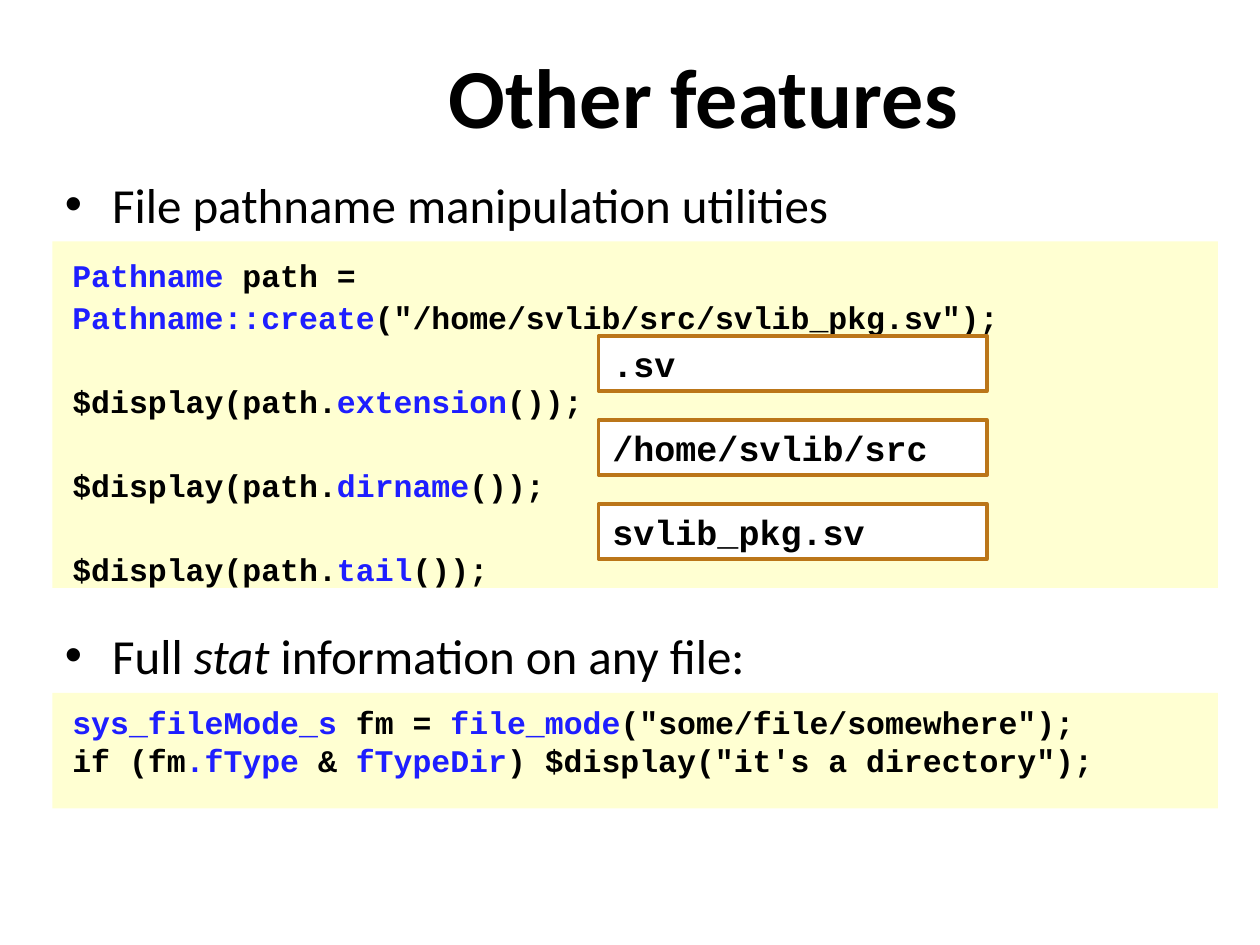
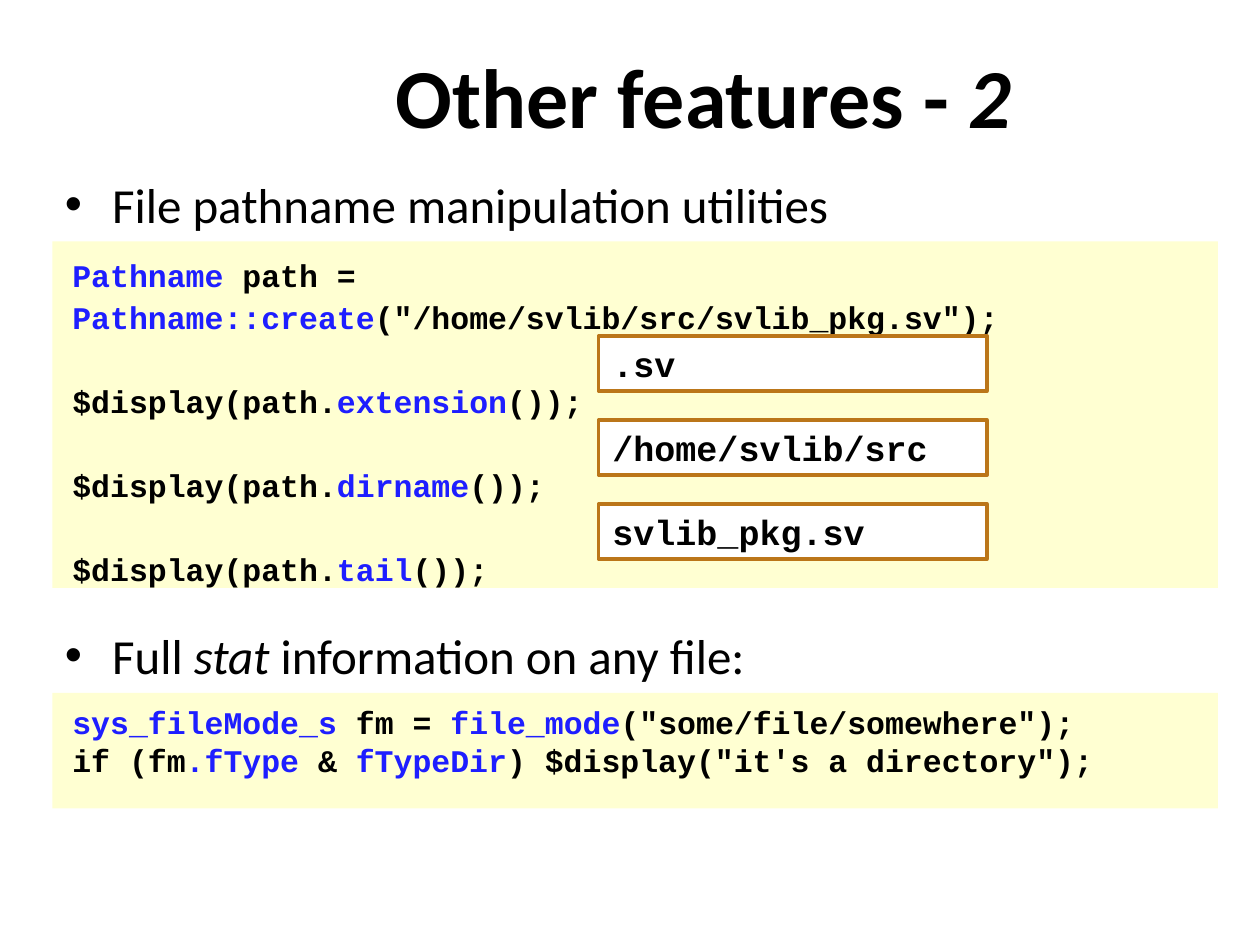
Before and after one commit to xiaoweish/svlib, a slide deck: slide 8 of svlib/doc/163-aq602-latest-draft.pptm. Drawn at 1260x945 pixels with LibreOffice and Linux fonts; fonts in the diff are those of the drawing; background and template pictures are left out. Boxes give left, top, right and bottom in pixels: in the first picture for what was removed or moved away, otherwise in the second. Text is boxed around its words. In the diff, an @@ line names an element or a change of style, - is before the commit and + after.

```diff
--- a/svlib/doc/163-aq602-latest-draft.pptm
+++ b/svlib/doc/163-aq602-latest-draft.pptm
@@ title at [396, 69, 1011, 129]: text changed @@
-Other features
+Other features - 2
```
Also in this commit, not shown: 8 other slides changed, 1 slide added, 1 other file.
